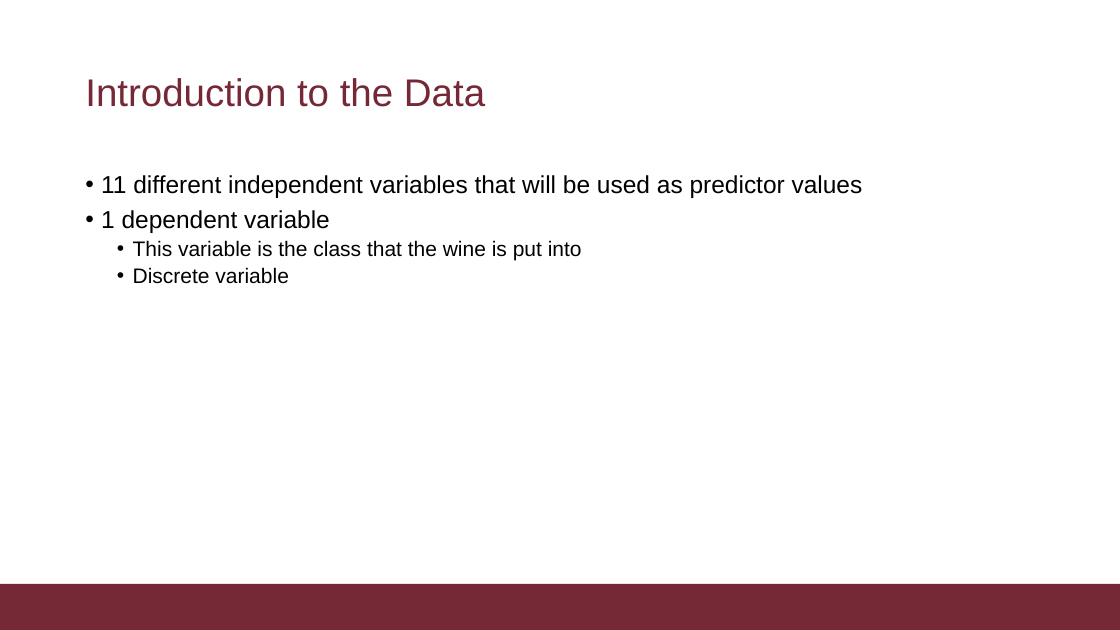
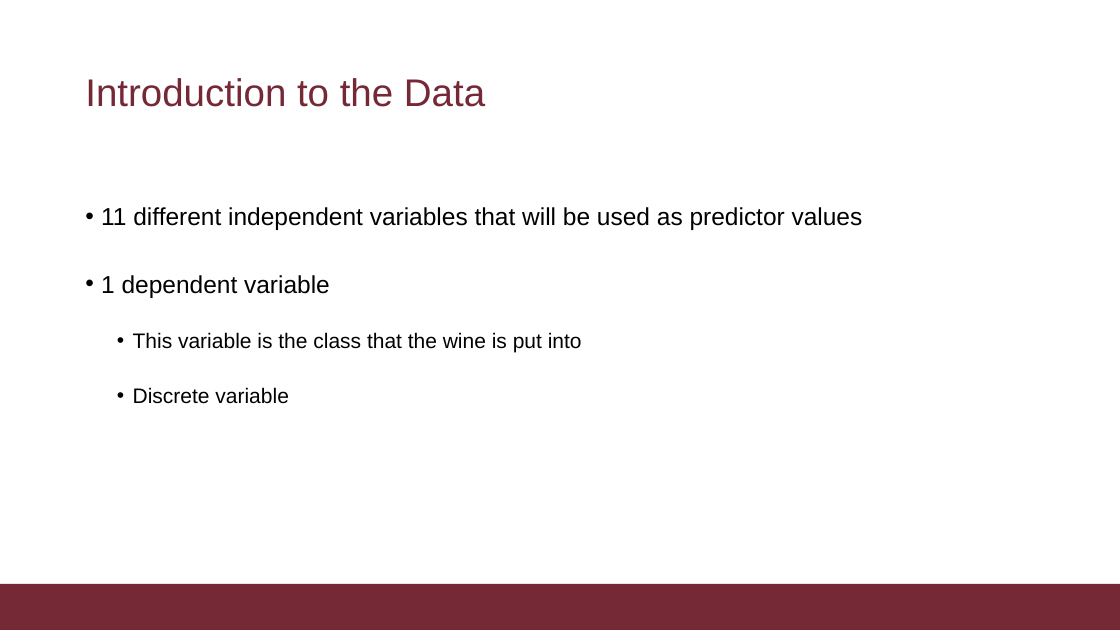
Before and after one commit to JamesonBuie/FinalProject_JFB, a slide deck: slide 4 of FinalProjectPPT_JFB.pptx. Drawn at 1120x630 pixels with LibreOffice and Linux fonts; fonts in the diff are those of the drawing; background and template pictures are left out. Boxes give left, top, right and bottom in pixels: in the first picture for what was removed or moved away, otherwise in the second. Text is boxed around its words. In the diff, an @@ line names an element or a change of style, - is before the commit and + after.

Commit message:
Updated PPT

```diff
--- a/FinalProjectPPT_JFB.pptx
+++ b/FinalProjectPPT_JFB.pptx
@@ text "11 different independent variables that ..." at bbox=[101, 207, 863, 404]: line spacing 0.9 to 2 @@
```
Also in this commit, not shown: 3 other slides changed.
